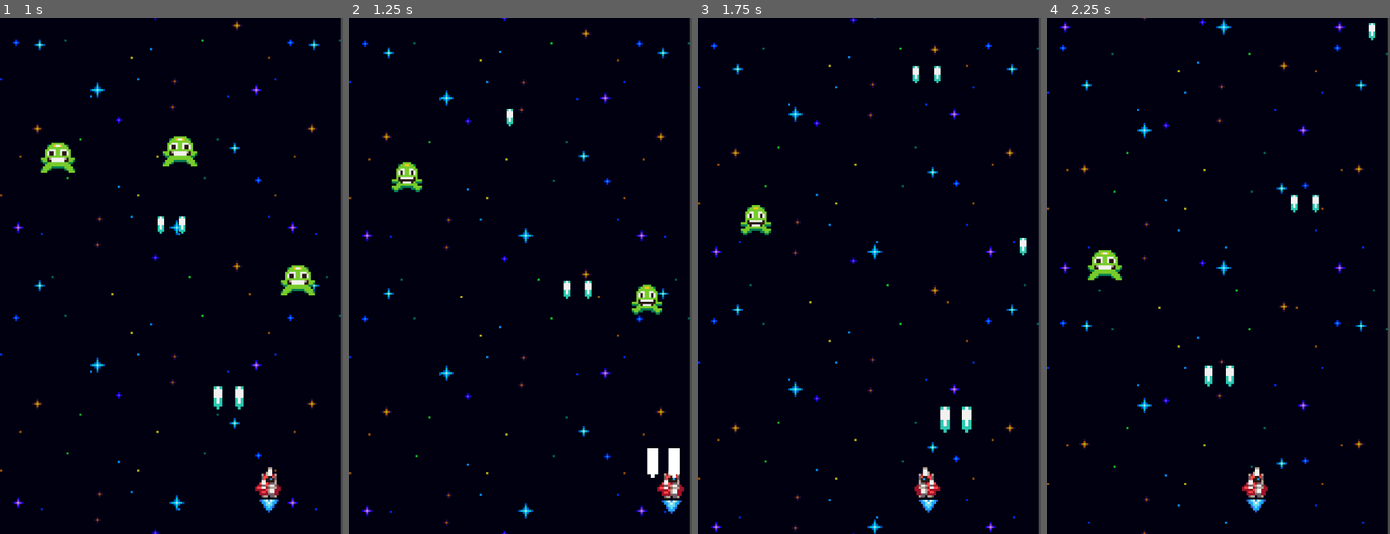
Above: before the commit, frames 1-4 (left to right).
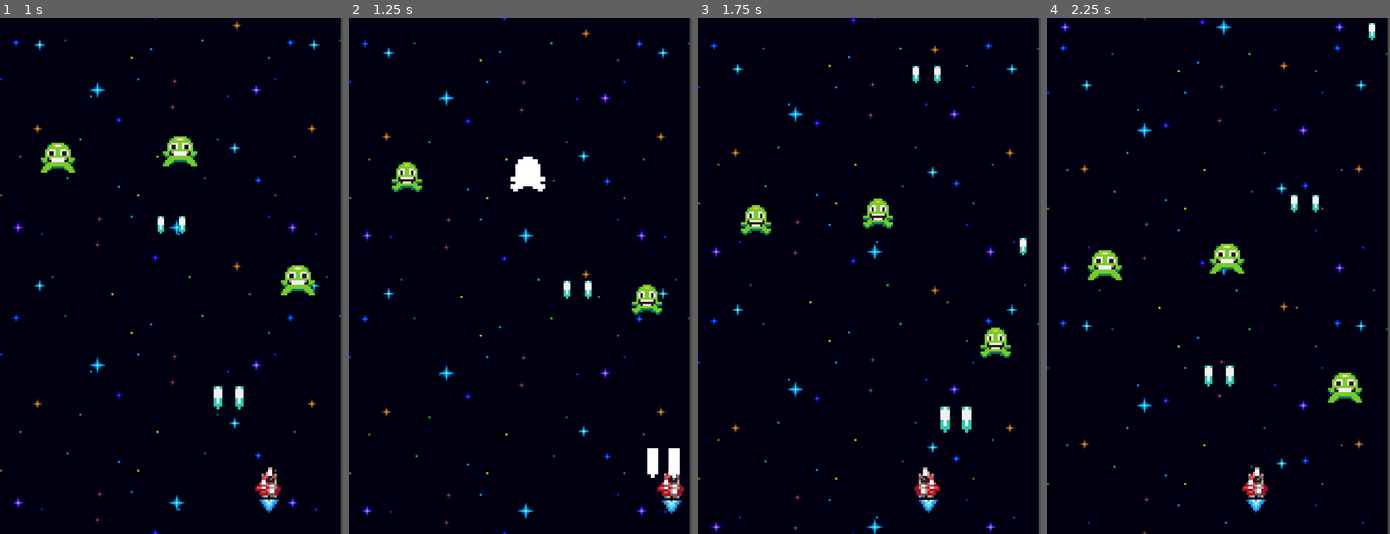
Above: after the commit, the same moments.

Repository: danielserrano00/galaxy-defiance-tutorial
Game: Godot game, scene res://world.tscn
Same seed, same stepped clock (60 frames per second), same inputs: the game is played once before the commit and once after it.
Inputs:
- Up to frame 1 (1 s): hold Right (ui_right) from 0.53 s (still down)
- Up to frame 2 (1.25 s): keep holding Right (ui_right)
- Up to frame 3 (1.75 s): release Right (ui_right) at 1.28 s; hold Left (ui_left) from 1.28 s (still down)
- Up to frame 4 (2.25 s): release Left (ui_left) at 2.03 s; hold Right (ui_right) from 2.03 s (still down)

Frame 1 is identical in both runs. In frame 2, 0.5% of the frame differs, in the area x 45-58%, y 17-34%; in frame 3, 0.7%; in frame 4, 0.9%, in the area x 47-92%, y 43-75%.

Commit message:
- added hurt component connected to stats components - stats component monitors health stat

Diff:
--- a/enemies/enemy.gd
+++ b/enemies/enemy.gd
@@ -12,5 +12,8 @@
 func _ready() -> void:
 	visible_on_screen_notifier_2d.screen_exited.connect(queue_free)
 	hurtbox_component.hurt.connect(func(hitbox: HitboxComponent):
-		queue_free()
+		scale_component.tween_scale()
+		flash_component.flash()
+		shake_component.tween_shake()
 		)
+	stats_component.no_health.connect(queue_free)
--- a/enemies/enemy.tscn
+++ b/enemies/enemy.tscn
@@ -8,6 +8,7 @@
 [ext_resource type="Script" uid="uid://cpw5vmbugx3oh" path="res://components/shake_component.gd" id="5_uba7a"]
 [ext_resource type="Script" uid="uid://bj8ywse70fp8p" path="res://components/hurtbox_component.gd" id="7_4w5fm"]
 [ext_resource type="Script" uid="uid://c7waju7guwc27" path="res://components/hitbox_component.gd" id="8_uba7a"]
+[ext_resource type="Script" uid="uid://bxner7ckt6uku" path="res://components/hurt_component.gd" id="9_uba7a"]
 
 [node name="Enemy" type="Node2D" unique_id=480584597]
 script = ExtResource("1_3t1x0")
@@ -50,3 +51,9 @@
 collision_layer = 0
 script = ExtResource("8_uba7a")
 metadata/_custom_type_script = "uid://c7waju7guwc27"
+
+[node name="HurtComponent" type="Node" parent="." unique_id=2035100485 node_paths=PackedStringArray("stats_component", "hurtbox_component")]
+script = ExtResource("9_uba7a")
+stats_component = NodePath("../StatsComponent")
+hurtbox_component = NodePath("../HurtboxComponent")
+metadata/_custom_type_script = "uid://bxner7ckt6uku"
--- a/enemies/green_enemy.tscn
+++ b/enemies/green_enemy.tscn
@@ -50,6 +50,9 @@
 [node name="MoveComponent" parent="." index="1" unique_id=1864413966]
 velocity = Vector2(0, 40)
 
+[node name="StatsComponent" parent="." index="2" unique_id=2140139084]
+health = 3
+
 [node name="VisibleOnScreenNotifier2D" parent="." index="3" unique_id=313681391]
 rect = Rect2(-8, -7, 16, 15)
 
